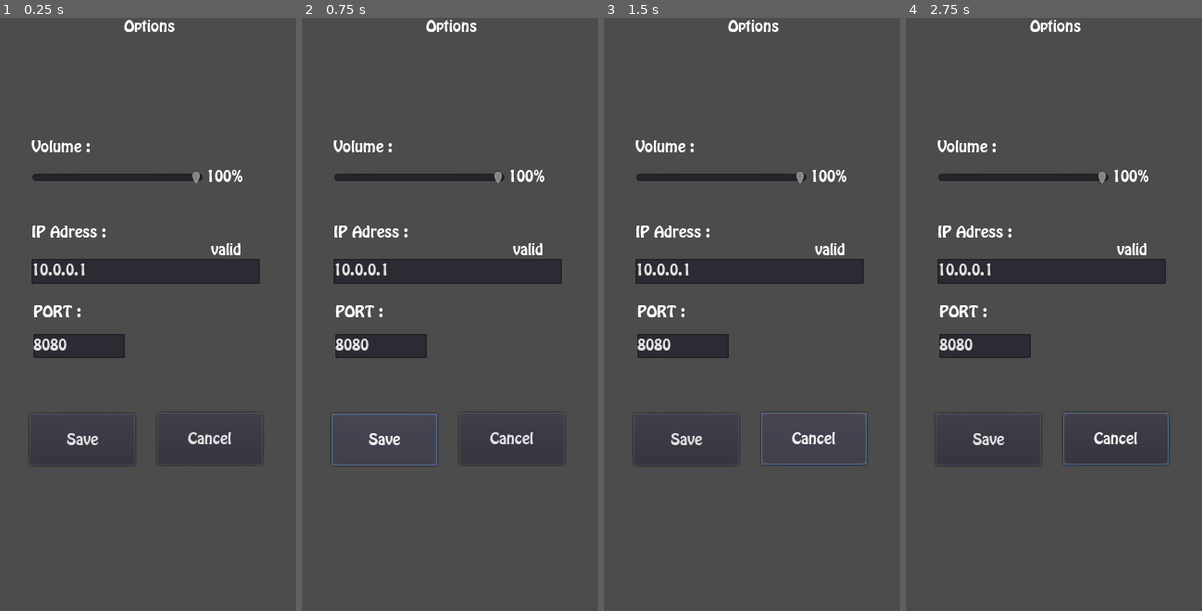
Above: before the commit, frames 1-4 (left to right).
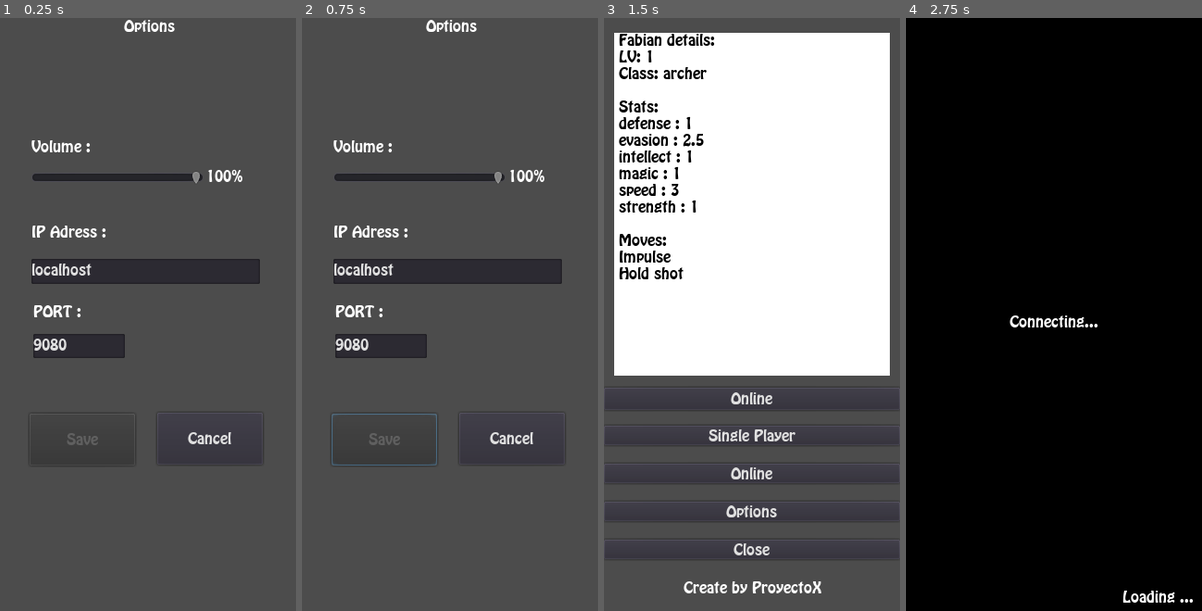
Above: after the commit, the same moments.

Repository: fresnohernandez99/socket-game
Game: Godot game, scene res://scenes/gui/Option.tscn
Same seed, same stepped clock (60 frames per second), same inputs: the game is played once before the commit and once after it. This scene is started directly instead of the project's main scene.
Inputs (mouse positions are in pixels of both pictures, inside the frame that each line leads up to):
- Up to frame 1 (0.25 s): no input
- Up to frame 2 (0.75 s): click (384, 439) at 0.5 s, where only the run before the commit has a clickable "Save"
- Up to frame 3 (1.5 s): click "Cancel" at 1.25 s
- Up to frame 4 (2.75 s): click (1054, 474) at 2 s, where only the run after the commit has a clickable "Online"

The runs differ from the first frame. In frame 1, 0.5% of the frame differs, in the area x 10-82%, y 37-73%; in frame 2, 0.5%; in frame 3, 55%; in frame 4, 100%, in the area x 0-100%, y 0-100%.

Commit message:
cambio de valores por defecto

Diff:
--- a/scenes/gui/MainMenu.tscn
+++ b/scenes/gui/MainMenu.tscn
@@ -42,6 +42,12 @@
 valign = 3
 autowrap = true
 
+[node name="Perfil" type="Button" parent="Control"]
+margin_top = 481.0
+margin_right = 320.0
+margin_bottom = 502.0
+text = "Online"
+
 [node name="SinglePlayerBtn" type="Button" parent="Control"]
 margin_top = 440.0
 margin_right = 320.0
@@ -49,9 +55,9 @@
 text = "Single Player"
 
 [node name="MultiPlayerBtn" type="Button" parent="Control"]
-margin_top = 481.0
+margin_top = 399.0
 margin_right = 320.0
-margin_bottom = 502.0
+margin_bottom = 423.0
 text = "Online"
 
 [node name="OptionsBtn" type="Button" parent="Control"]
@@ -77,5 +83,6 @@
 margin_bottom = -18.0
 text = "Create by ProyectoX"
 
+[connection signal="pressed" from="Control/Perfil" to="." method="_on_MultiPlayerBtn_pressed"]
 [connection signal="pressed" from="Control/MultiPlayerBtn" to="." method="_on_MultiPlayerBtn_pressed"]
 [connection signal="pressed" from="Control/OptionsBtn" to="." method="_on_OptionsBtn_pressed"]
--- a/scenes/gui/Option.gd
+++ b/scenes/gui/Option.gd
@@ -44,7 +44,11 @@
 	 var result = regex.search(nodoIPText.text)
 
 
-	 if result != null:
+#	 regularexp = RegEx.new()
+#	 regularexp.compile("")
+#	 var result2 = regularexp.search(nodoIPText.text)
+#     result2 != null
+	 if result != null  :
 			return true
 
 func isValidarPort():
@@ -63,4 +67,11 @@
 func _on_Savebtn_pressed():
 	salvasOpcion.ip = nodoIPText.text
 	salvasOpcion.port = nodoPort.text
-	print(nodoIPText.text)
+	Persistence.save_data()
+
+
+
+
+
+func _on_Cancelbtn_pressed():
+	get_tree().change_scene("res://scenes/gui/MainMenu.tscn")
--- a/scenes/gui/Rename.gd
+++ b/scenes/gui/Rename.gd
@@ -11,6 +11,6 @@
 
 func _process(delta):
 
-	if NamePlayer.text =="":
-			if  male.pressed == false:
-					$Save.disabled = true
+	if NamePlayer.text == "":
+		if male.pressed == false:
+				$Save.disabled = true
--- a/scripts/persistense/Persistence.gd
+++ b/scripts/persistense/Persistence.gd
@@ -8,9 +8,9 @@
 
 var is_loaded = false
 var option = {
-	"ip": '10.0.0.1',
+	"ip": 'localhost',
 	"volume" : "100",
-	"port" : "8080"
+	"port" : "9080"
 }
 var namePlayer = {
 	 "name":"Player",
